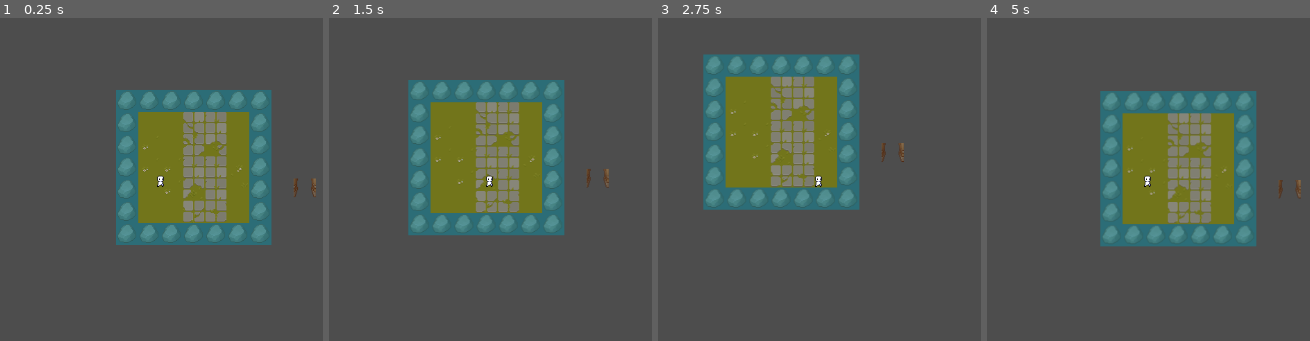
Above: before the commit, frames 1-4 (left to right).
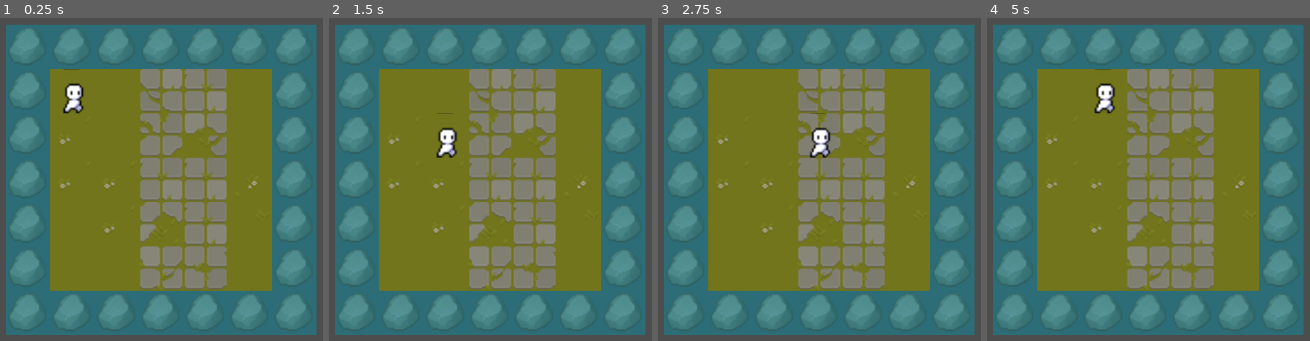
Above: after the commit, the same moments.

Repository: FranklinDAO-Dev-Team/ArcaneReveal
Game: Godot game, scene res://scenes/main.tscn
Same seed, same stepped clock (60 frames per second), same inputs: the game is played once before the commit and once after it.
Inputs:
- Up to frame 1 (0.25 s): no input
- Up to frame 2 (1.5 s): tap Enter at 0.5 s; hold D (right) 0.53-1.28 s; hold S (down) from 1.28 s (still down)
- Up to frame 3 (2.75 s): release S (down) at 2.03 s; hold D (right) from 2.03 s (still down)
- Up to frame 4 (5 s): release D (right) at 2.78 s; hold W (up) 2.78-3.53 s; hold A (left) from 3.53 s (still down)

The runs differ from the first frame. In frame 1, 86% of the frame differs, in the area x 1-98%, y 2-99%; in frame 2, 85%; in frame 3, 83%; in frame 4, 86%.

Commit message:
EOD1 - added move by tile

Diff:
--- a/godot/rumble4/scenes/main.tscn
+++ b/godot/rumble4/scenes/main.tscn
@@ -727,19 +727,22 @@
 tile_size = Vector2i(32, 32)
 
 [node name="Main" type="Node2D"]
+scale = Vector2(2, 2)
 
 [node name="TileMap" type="TileMap" parent="."]
 scale = Vector2(1.00056, 1)
 tile_set = SubResource("TileSet_swgoq")
 collision_visibility_mode = 1
 format = 2
-layer_0/tile_data = PackedInt32Array(131071, 0, 0, 65535, 0, 0, -1, 393216, 3, -65537, 393216, 3, -196609, 327681, 15, -262144, 327681, 15, -196608, 0, 0, -65536, 393216, 3, 65537, 65536, 5, 1, 0, 7, -131071, 65536, 6, -196607, 0, 6, -262143, 327681, 15, -262142, 327681, 15, -196606, 65536, 4, -65534, 65536, 4, 2, 65536, 4, 65538, 0, 5, 65539, 0, 0, 3, 131072, 1, -65533, 393216, 2, -131069, 0, 0, -196610, 327681, 15, -262140, 327681, 15, -262141, 327681, 15, -196605, 0, 0, -131070, 65536, 7, -65535, 65536, 4, 0, 393216, 3, 65536, 0, 0, 196606, 327681, 15, 196607, 327681, 15, 131072, 327681, 15, 131073, 327681, 15, 131074, 327681, 15, 131075, 327681, 15, 131076, 327681, 15, -196604, 327681, 15, -131068, 327681, 15, -65532, 327681, 15, 4, 327681, 15, 65540, 327681, 15, -131074, 327681, 15, -65538, 327681, 15, -2, 327681, 15, 65534, 327681, 15, 131070, 327681, 15, -131073, 0, 0, -131072, 0, 0, 6, 65537, 6)
+layer_0/tile_data = PackedInt32Array(0, 0, 0, 65536, 393216, 3, 131072, 393216, 3, 196608, 0, 0, 262144, 0, 0, 327680, 327681, 15, 1, 0, 0, 65537, 0, 0, 131073, 393216, 3, 196609, 393216, 3, 262145, 0, 0, 327681, 327681, 15, 2, 0, 6, 65538, 65536, 6, 131074, 65536, 4, 196610, 0, 7, 262146, 65536, 5, 327682, 327681, 15, 3, 65536, 4, 65539, 65536, 7, 131075, 65536, 4, 196611, 65536, 4, 262147, 0, 5, 327683, 327681, 15, 4, 0, 0, 65540, 0, 0, 131076, 393216, 2, 196612, 131072, 1, 262148, 0, 0, 327684, 327681, 15, 5, 327681, 15, 65541, 327681, 15, 131077, 327681, 15, 196613, 327681, 15, 262149, 327681, 15, 327685, 327681, 15, -1, 327681, 15, 65535, 327681, 15, 131071, 327681, 15, 196607, 327681, 15, 262143, 327681, 15, 327679, 327681, 15, 393215, 327681, 15, -65536, 327681, 15, -65535, 327681, 15, -65534, 327681, 15, -65533, 327681, 15, -65532, 327681, 15, -65531, 327681, 15)
 
 [node name="Player" parent="." instance=ExtResource("2_alpoj")]
 script = ExtResource("3_lo65r")
 
-[node name="Camera2D" type="Camera2D" parent="Player"]
-
 [node name="TileMap2" type="TileMap" parent="."]
+visible = false
 tile_set = SubResource("TileSet_smx06")
 format = 2
+
+[node name="Camera2D" type="Camera2D" parent="."]
+position = Vector2(79.5, 79)
--- a/godot/rumble4/scenes/player.tscn
+++ b/godot/rumble4/scenes/player.tscn
@@ -3,6 +3,7 @@
 [ext_resource type="Texture2D" uid="uid://do748j32dk0s5" path="res://assets/AnimationSheet.png" id="1_iix47"]
 
 [sub_resource type="RectangleShape2D" id="RectangleShape2D_2vxdc"]
+size = Vector2(32.0547, 32)
 
 [sub_resource type="AtlasTexture" id="AtlasTexture_0ec6r"]
 atlas = ExtResource("1_iix47")
@@ -71,9 +72,12 @@
 [node name="Player" type="CharacterBody2D"]
 
 [node name="CollisionShape2D" type="CollisionShape2D" parent="."]
-position = Vector2(0, 3)
+position = Vector2(16, 16)
 shape = SubResource("RectangleShape2D_2vxdc")
 
 [node name="AnimatedSprite2D" type="AnimatedSprite2D" parent="."]
+position = Vector2(16, 16)
+scale = Vector2(1.29167, 1.33333)
 sprite_frames = SubResource("SpriteFrames_w5nhf")
-frame_progress = 0.882186
+frame = 4
+frame_progress = 0.940225
--- a/godot/rumble4/scripts/player.gd
+++ b/godot/rumble4/scripts/player.gd
@@ -2,19 +2,34 @@
 
 var input_movement = Vector2.ZERO
 var speed = 70
+var currPos = [0, 0]
 
-func _physics_process(delta):
-	move()
+#func _physics_process(delta):
+	#move()
+	#
+#func move():
+	#input_movement = Input.get_vector("left", "right", "up", "down")
+	#
+	#if input_movement != Vector2.ZERO:
+		#velocity = input_movement * speed
+	#
+	#if input_movement == Vector2.ZERO:
+		#velocity = Vector2.ZERO
+		#
+	#move_and_slide()
 
-func move():
-	input_movement = Input.get_vector("left", "right", "up", "down")
+func _input(event):
+	if event.is_action_pressed("right"):
+		if currPos[0] >= 0 and currPos[0] <= 128:
+			currPos[0] += 32
+	elif event.is_action_pressed("left"):
+		if currPos[0] >= 0 and currPos[0] <= 128:
+			currPos[0] -= 32
+	elif event.is_action_pressed("up"):
+		if currPos[1] >= 0 and currPos[1] <= 128:
+			currPos[1] -= 32
+	elif event.is_action_pressed("down"):
+		if currPos[1] >= 0 and currPos[1] <= 128:
+			currPos[1] += 32
 
-	if input_movement != Vector2.ZERO:
-		velocity = input_movement * speed
-
-	if input_movement == Vector2.ZERO:
-		velocity = Vector2.ZERO
-
-	move_and_slide()
-
-	#testing
+	self.position = Vector2(currPos[0], currPos[1])
